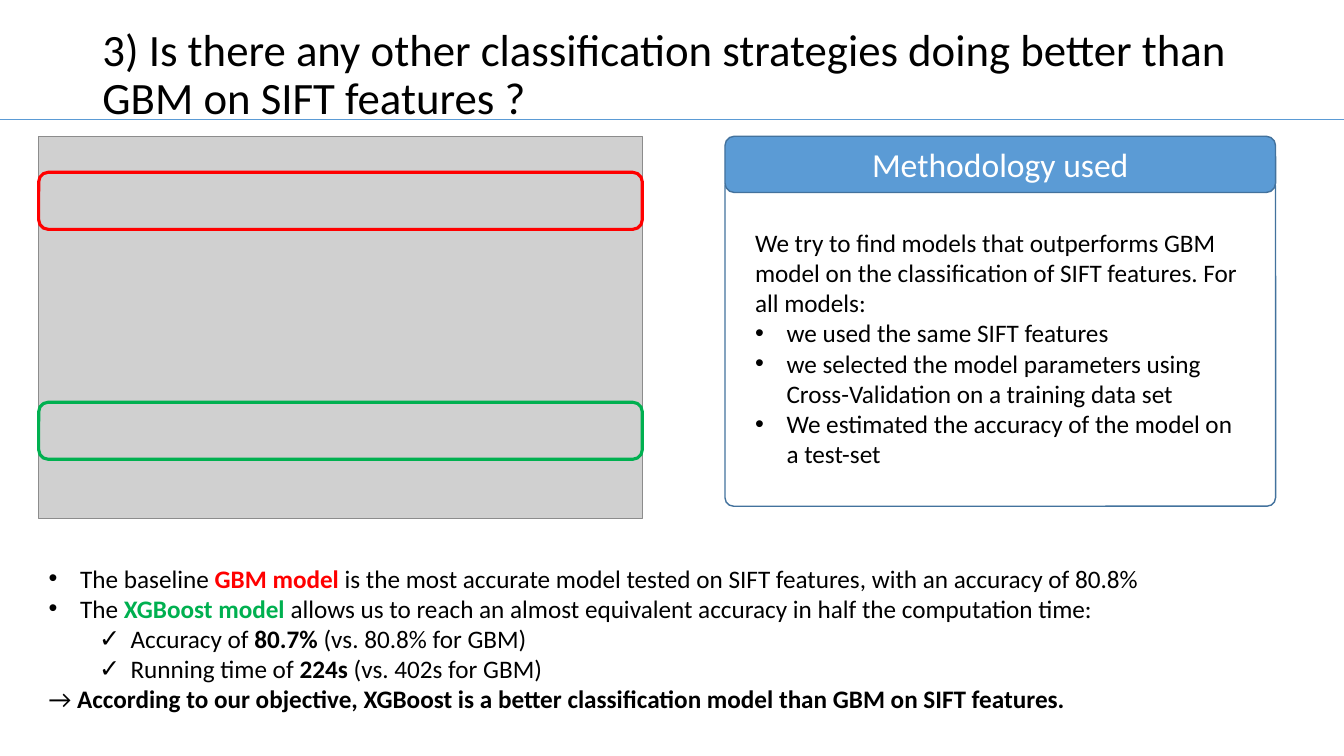
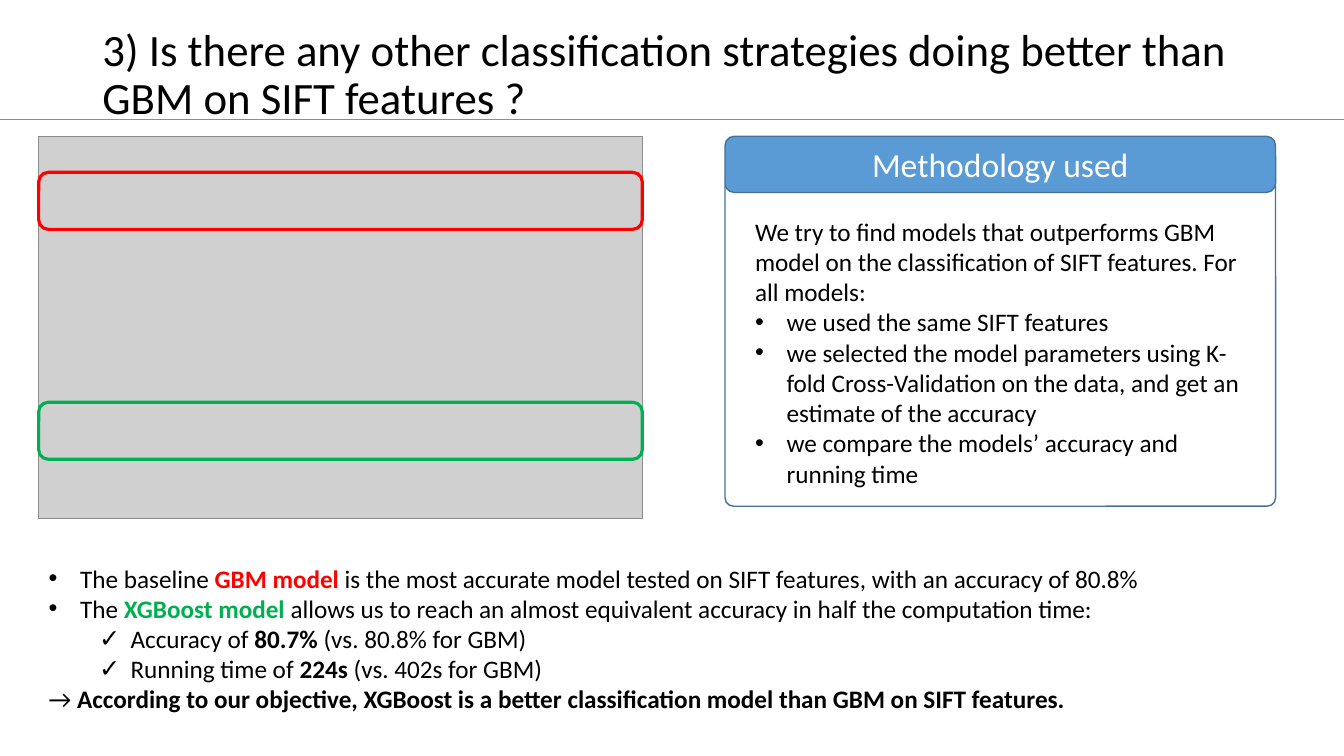
Before and after one commit to TZstatsADS/Fall2017-project3-grp7, a slide deck: slide 4 of doc/team7_presentation.pptx. Drawn at 1344x756 pixels with LibreOffice and Linux fonts; fonts in the diff are those of the drawing; grey boxes stand for pictures. Boxes give left, top, right and bottom in pixels: in the first picture for what was removed or moved away, otherwise in the second. Text is boxed around its words. In the diff, an @@ line names an element or a change of style, - is before the commit and + after.

```diff
--- a/doc/team7_presentation.pptx
+++ b/doc/team7_presentation.pptx
@@ text "We try to find models ...": place and size @@
-text "We try to find models ..." at bbox=[755, 234, 1236, 464]
+text "We try to find models ..." at bbox=[755, 223, 1238, 488]
@@ text at bbox=[787, 344, 1238, 488]: text changed @@
-• we selected the model parameters using Cross-Validation on a training data set
-• We estimated the accuracy of the model on a test-set
+• we selected the model parameters using K-fold Cross-Validation on the data, and get an estimate of the accuracy
+• we compare the models’ accuracy and running time
```
Also in this commit, not shown: 2 other slides changed, 2 other files.
